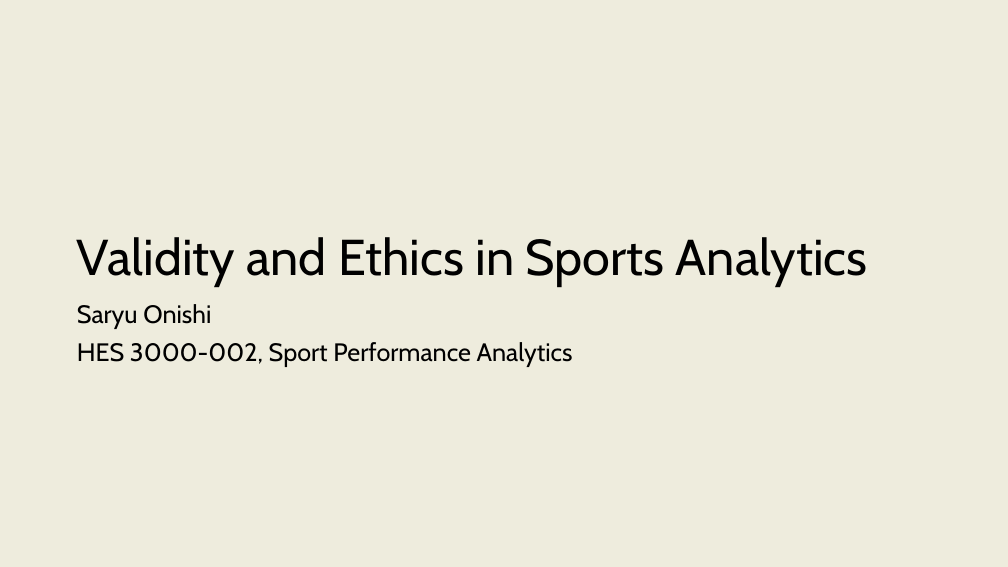
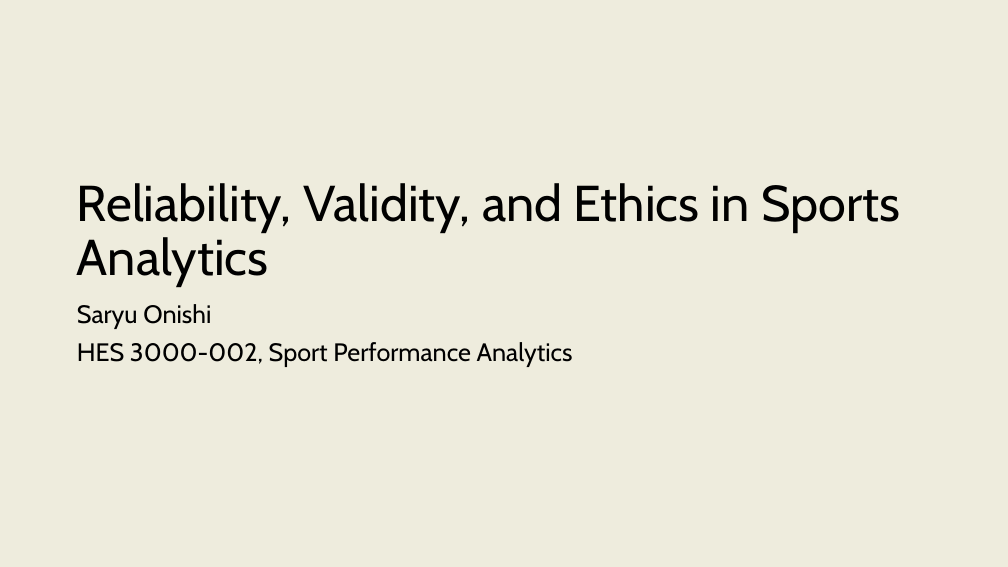
Before and after one commit to onishisaryu/HES-3000-Sports-Data-Analytics, a slide deck: slide 1 of pptx/Lecture5.pptx. Drawn at 1008x567 pixels with LibreOffice and Linux fonts; fonts in the diff are those of the drawing. Boxes give left, top, right and bottom in pixels: in the first picture for what was removed or moved away, otherwise in the second. Text is boxed around its words. In the diff, an @@ line names an element or a change of style, - is before the commit and + after.

```diff
--- a/pptx/Lecture5.pptx
+++ b/pptx/Lecture5.pptx
@@ title at <box>77,183,900,286</box>: text changed @@
-Validity and Ethics in Sports Analytics
+Reliability, Validity, and Ethics in Sports Analytics
```
Also in this commit, not shown: 13 other slides changed, 1 slide added, 1 slide removed, 2 other files.
